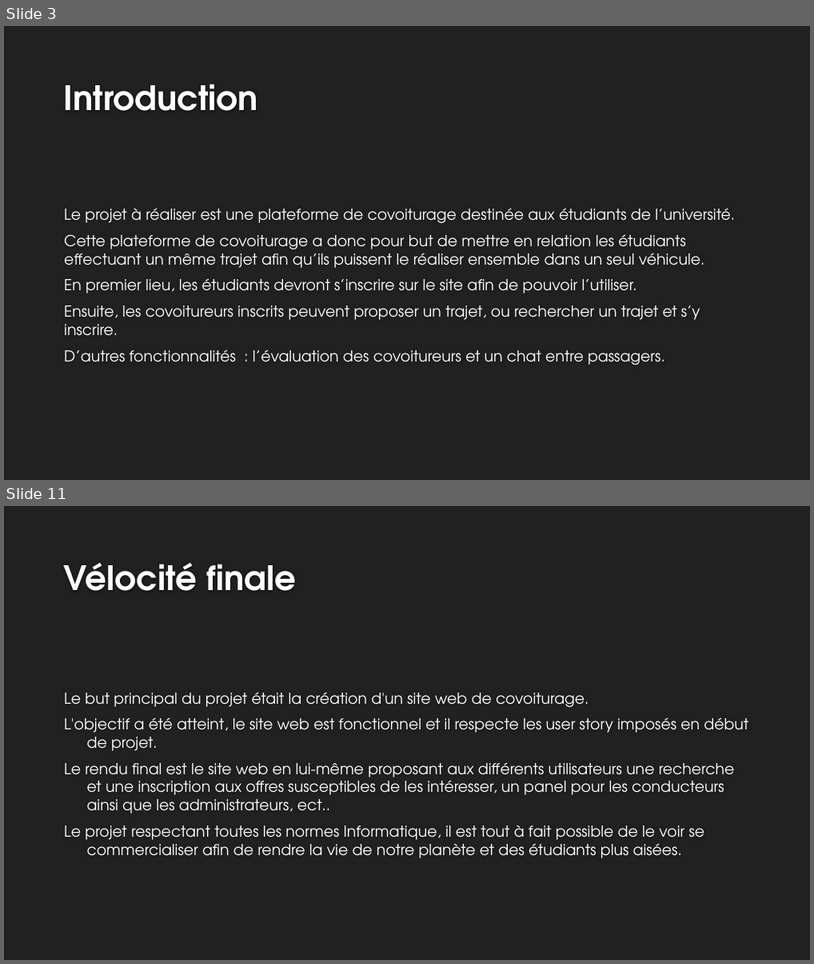
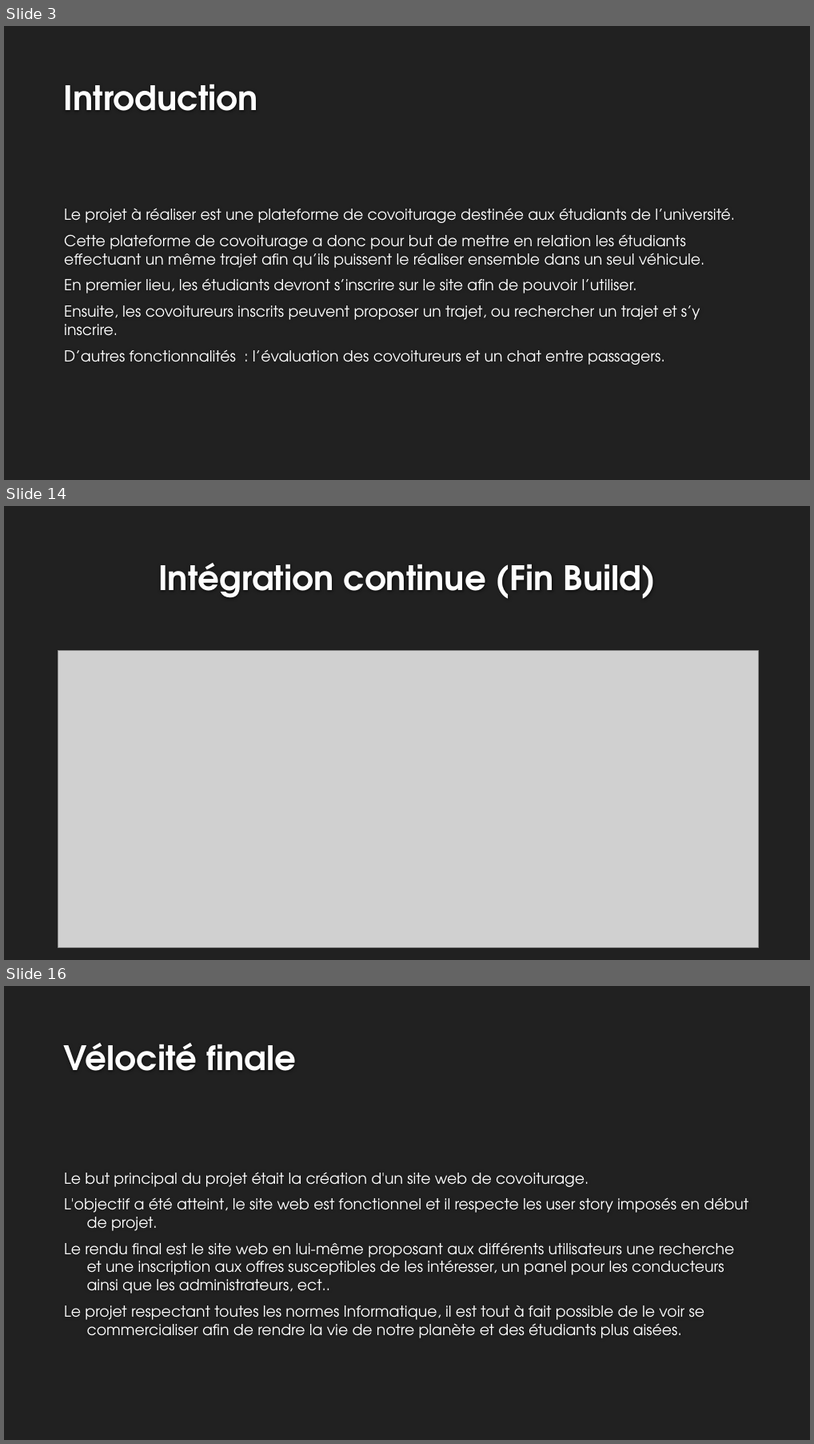
Before and after one commit to MarvinRmx/covogreen, a slide deck: doc/CovoGreen-slides.pptx. Shown one above the other, each under a label of ours: slides 3 and 11 before the commit, slides 3, 14 and 16 after it; the slides between them are not shown. The pictures are 814x964 and 814x1444 pixels, drawn with LibreOffice and Linux fonts; fonts in the diff are those of the drawing; grey boxes stand for pictures; background and template pictures are left out. Boxes give left, top, right and bottom in pixels: in the first picture for what was removed or moved away, otherwise in the second. Text is boxed around its words. In the diff, an @@ line names an element or a change of style, - is before the commit and + after.

```diff
--- a/doc/CovoGreen-slides.pptx
+++ b/doc/CovoGreen-slides.pptx
@@ slide 14 added at (x1=4, y1=506, x2=810, y2=960), background #212121 @@
@@ title added at (x1=158, y1=563, x2=656, y2=599), 40 pt, text #FEFEFE, bold @@
+Intégration continue (Fin Build)
@@ picture added at (x1=58, y1=651, x2=759, y2=947) @@
@@ what was slide 11 is now slide 16 @@
```
Also in this commit, not shown: 8 slides changed, 4 other slides added, 2 slides removed.
